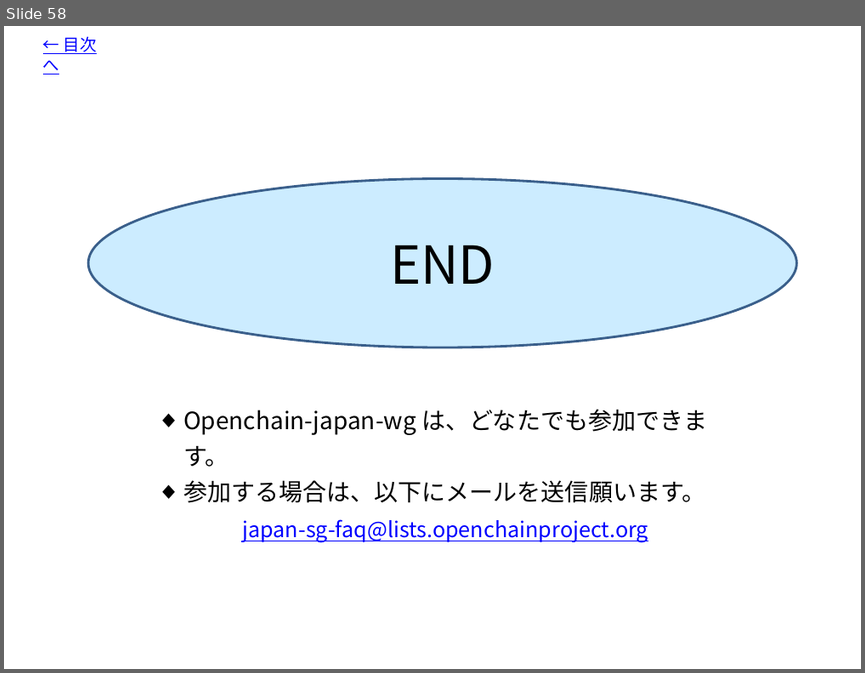
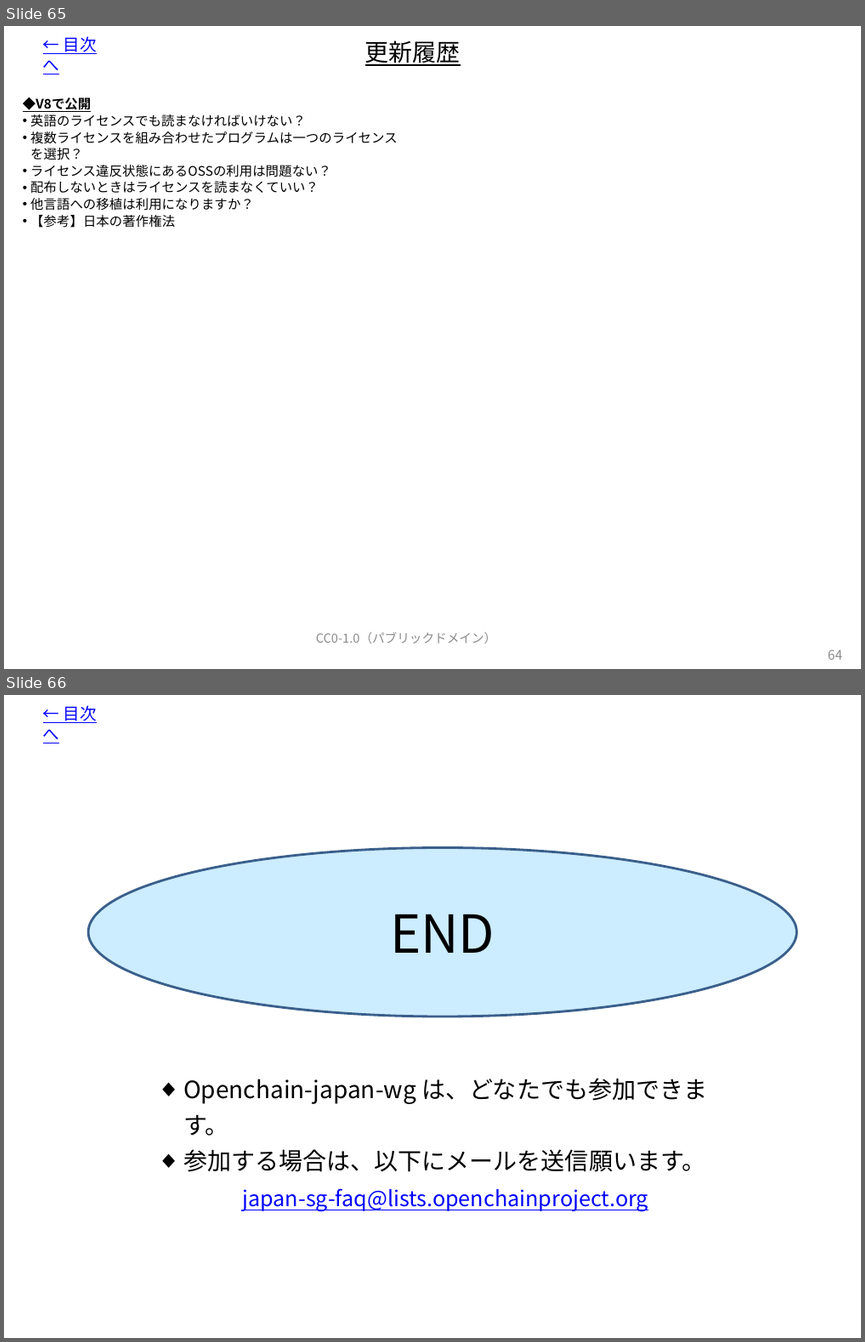
Before and after one commit to OpenChain-Project/OpenChain-JWG, a slide deck: Education_Material/FAQ/OSSライセンス関連でよくある誤解_CC0.pptx. Shown one above the other, each under a label of ours: slide 58 before the commit, slides 65 and 66 after it. The pictures are 865x673 and 865x1342 pixels, drawn with LibreOffice and Linux fonts; fonts in the diff are those of the drawing. Boxes give left, top, right and bottom in pixels: in the first picture for what was removed or moved away, otherwise in the second. Text is boxed around its words. In the diff, an @@ line names an element or a change of style, - is before the commit and + after.

Commit message:
V8に更新します。

```diff
--- a/Education_Material/FAQ/OSSライセンス関連でよくある誤解_CC0.pptx
+++ b/Education_Material/FAQ/OSSライセンス関連でよくある誤解_CC0.pptx
@@ slide 65 added at [4, 26, 861, 669], background #FFFFFF @@
@@ text added at [43, 36, 97, 74], 14 pt, text #0000FF, underline @@
+← 目次へ
@@ title added at [365, 40, 460, 66], 20 pt, text #000000, underline @@
+更新履歴
@@ text added at [23, 97, 397, 227], 11 pt, text #000000 @@
+◆V8で公開
+• 英語のライセンスでも読まなければいけない？
+• 複数ライセンスを組み合わせたプログラムは一つのライセンスを選択？
+• ライセンス違反状態にあるOSSの利用は問題ない？
+• 配布しないときはライセンスを読まなくていい？
+• 他言語への移植は利用になりますか？
+• 【参考】日本の著作権法
@@ text added at [316, 631, 496, 643], 10.5 pt, text #8C8C8C @@
+CC0-1.0（パブリックドメイン）
@@ page number added at [828, 649, 842, 659], 11 pt, text #8C8C8C @@
+64
@@ what was slide 58 is now slide 66 @@
```
Also in this commit, not shown: 3 slides changed, 7 other slides added.
